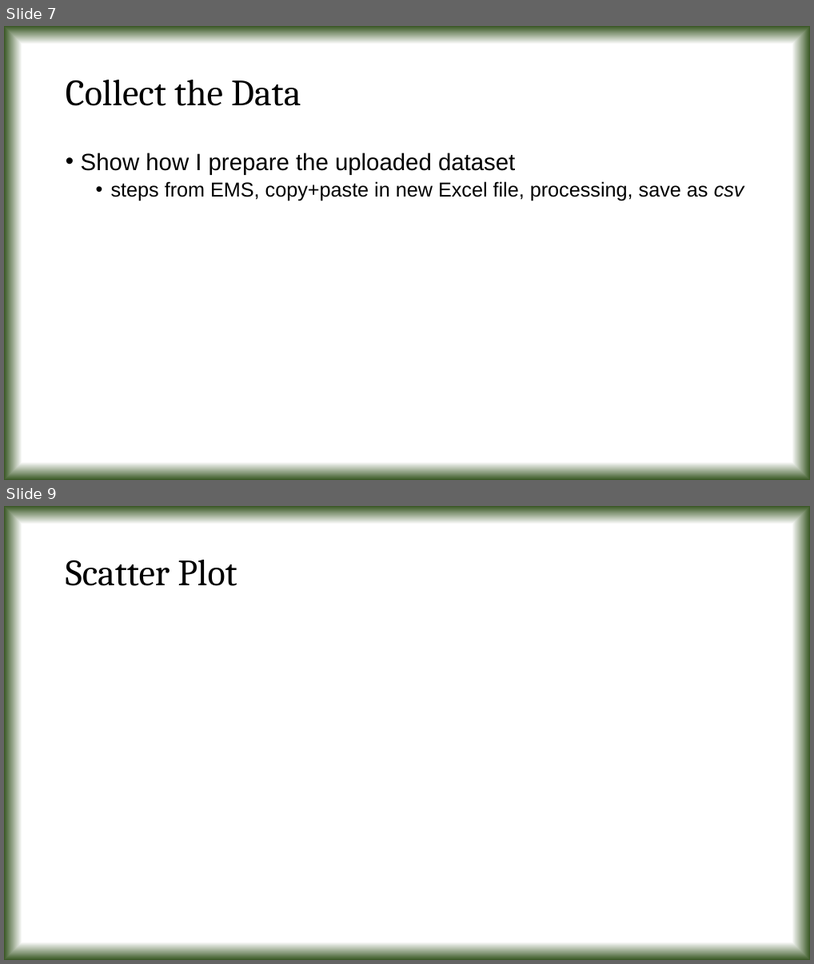
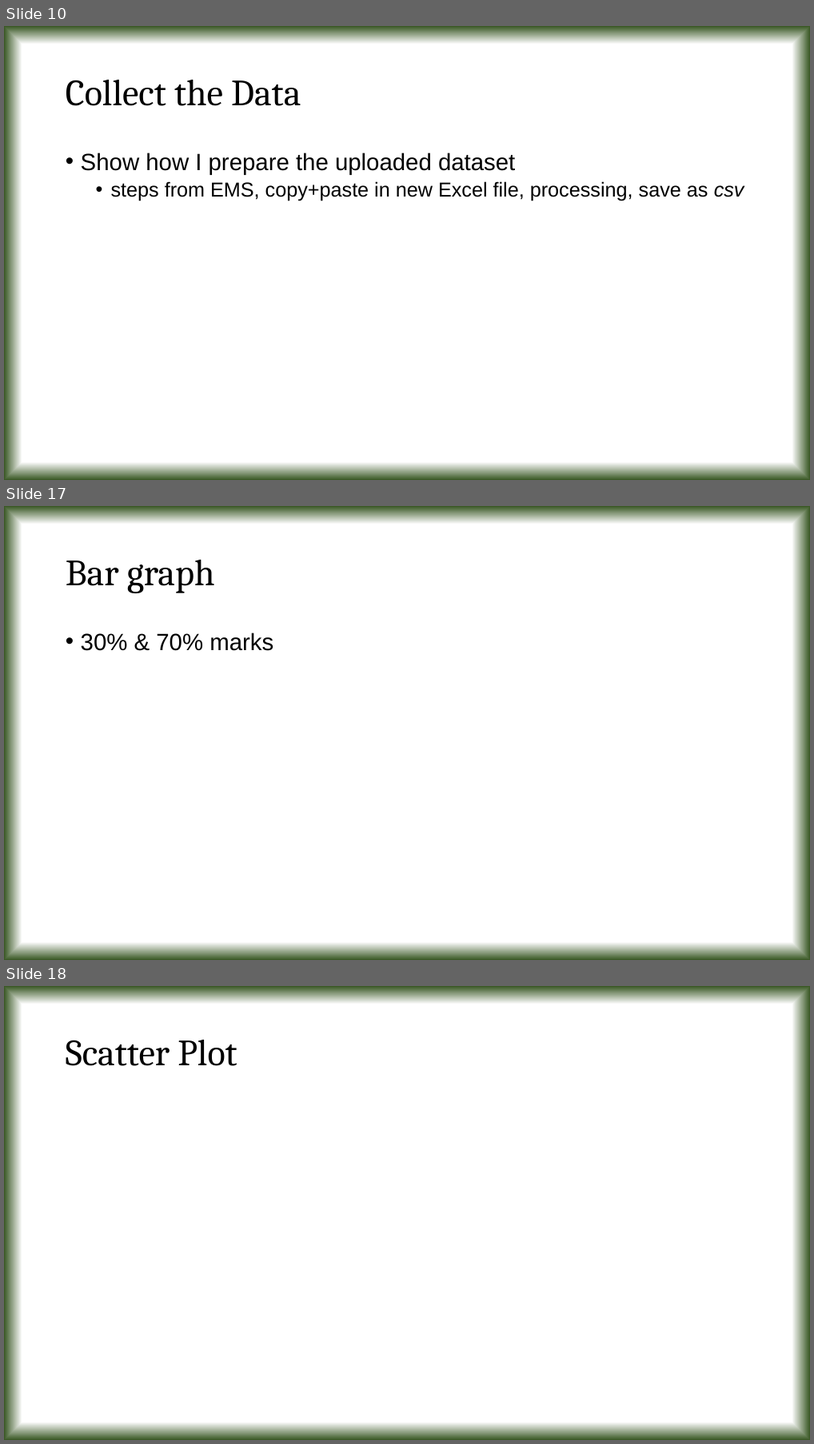
Before and after one commit to tanmoyie/Applied-Statistics, a slide deck: Projects & Dataset/Presentation on Python projects in Applied Statistics.pptx. Shown one above the other, each under a label of ours: slides 7 and 9 before the commit, slides 10, 17 and 18 after it; the slides between them are not shown. The pictures are 814x964 and 814x1444 pixels, drawn with LibreOffice and Linux fonts; fonts in the diff are those of the drawing. Boxes give left, top, right and bottom in pixels: in the first picture for what was removed or moved away, otherwise in the second. Text is boxed around its words. In the diff, an @@ line names an element or a change of style, - is before the commit and + after.

```diff
--- a/Projects & Dataset/Presentation on Python projects in Applied Statistics.pptx
+++ b/Projects & Dataset/Presentation on Python projects in Applied Statistics.pptx
@@ slide 17 added at (4,506,810,960), background gradient #FFFFFF to #385723 @@
@@ title added at (66,560,215,593), 44 pt, text #000000 @@
+Bar graph
@@ text added at (81,632,274,651), 28 pt, text #000000 @@
+• 30% & 70% marks
@@ what was slide 7 is now slide 10 @@
@@ what was slide 9 is now slide 18 @@
```
Also in this commit, not shown: 3 slides changed, 8 other slides added, 2 other files.
